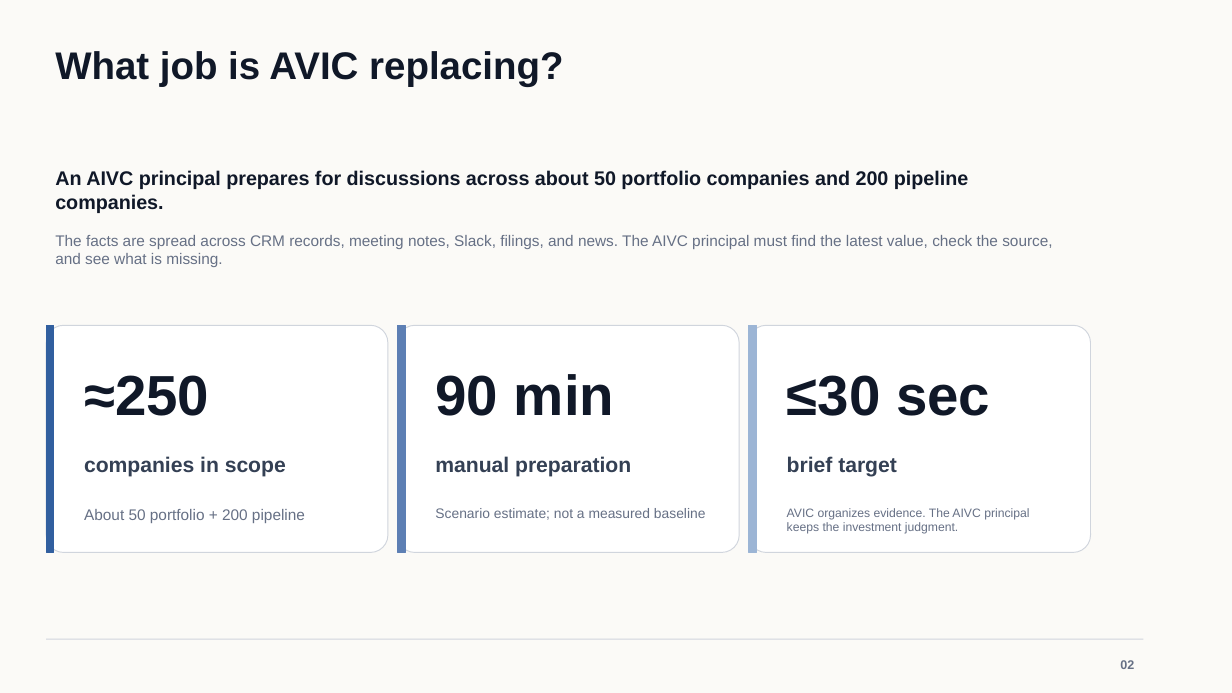
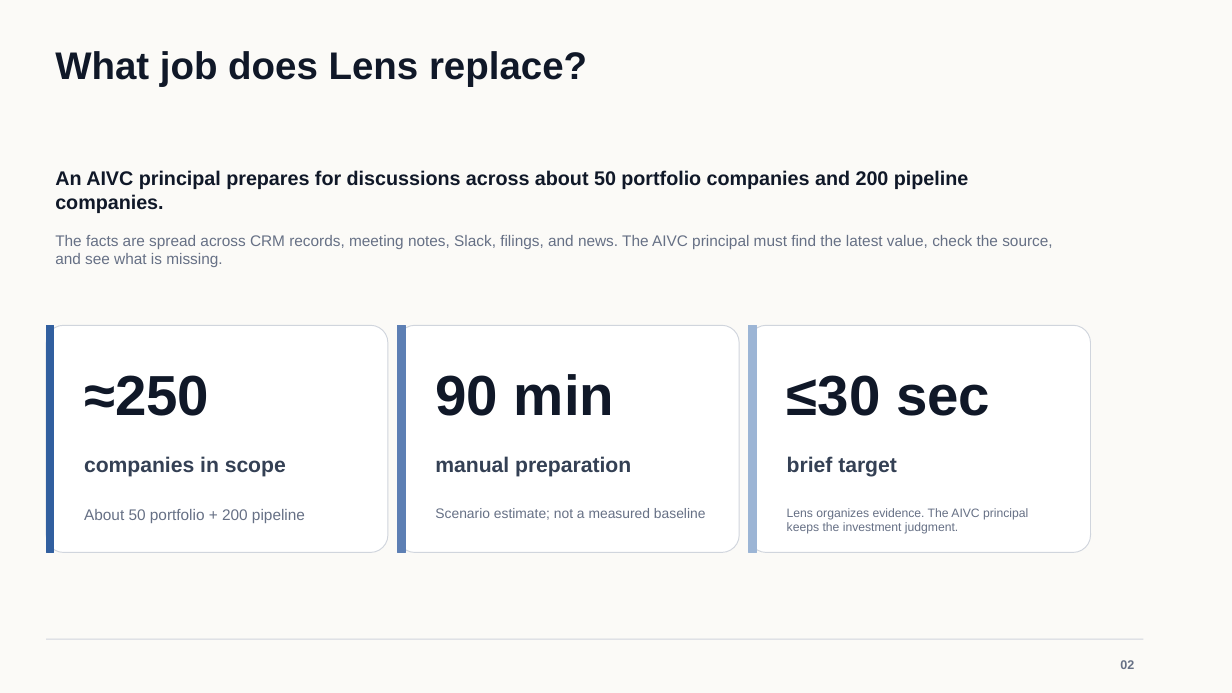
Before and after one commit to osuthorpe/LENS-POC, a slide deck: slide 2 of docs/AVIC-Portfolio-Intelligence-Brief.pptx. Drawn at 1232x693 pixels with LibreOffice and Linux fonts; fonts in the diff are those of the drawing. Boxes give left, top, right and bottom in pixels: in the first picture for what was removed or moved away, otherwise in the second. Text is boxed around its words. In the diff, an @@ line names an element or a change of style, - is before the commit and + after.

Commit message:
Name the product Lens in the deck

```diff
--- a/docs/AVIC-Portfolio-Intelligence-Brief.pptx
+++ b/docs/AVIC-Portfolio-Intelligence-Brief.pptx
@@ text at [55, 51, 587, 87]: text changed @@
-What job is AVIC replacing?
+What job does Lens replace?
@@ text at [787, 508, 1028, 534]: text changed @@
-AVIC organizes evidence. The AIVC principal keeps the investment judgment.
+Lens organizes evidence. The AIVC principal keeps the investment judgment.
```
Also in this commit, not shown: 8 other slides changed.
